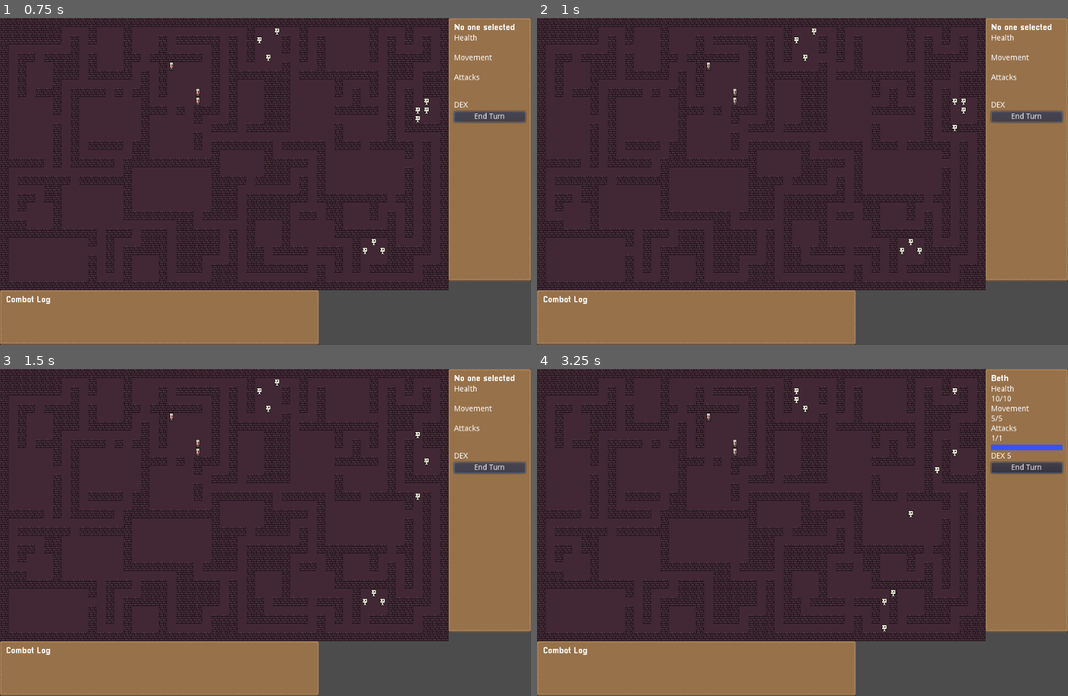
Above: before the commit, frames 1-4 (two rows, left to right).
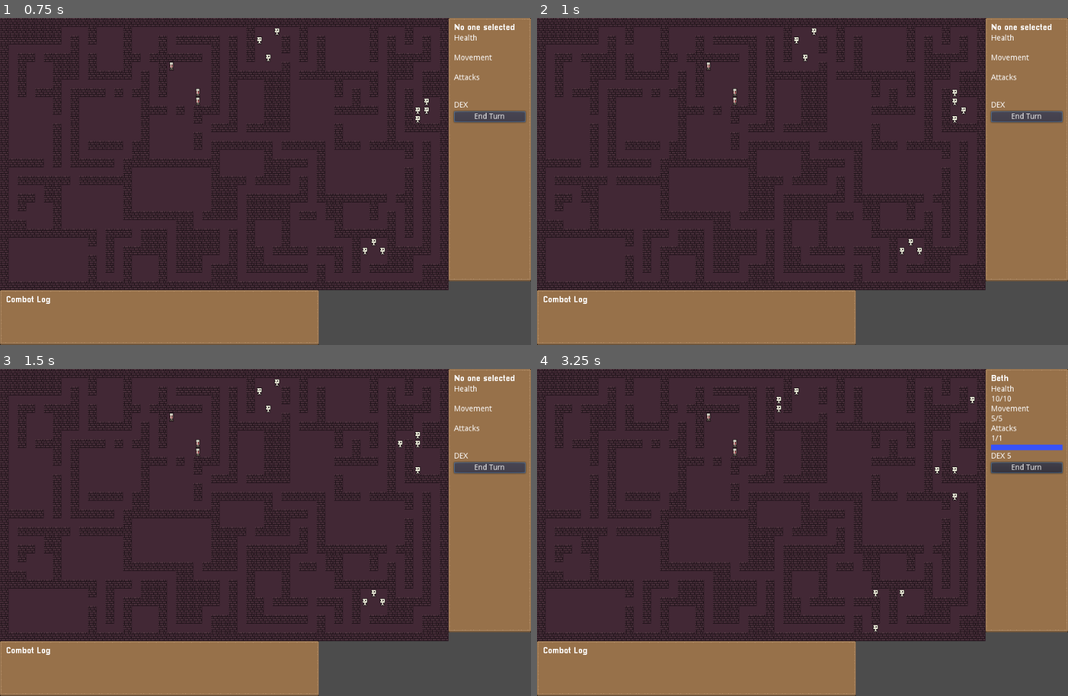
Above: after the commit, the same moments.

Repository: dyerw/ad-infernum
Game: Godot game, scene res://Game.tscn
The game is run twice, just before and just after one commit, with the same random seed, the same clock (stepped at 60 frames per second) and the same inputs.
Inputs (mouse positions are in pixels of both pictures, inside the frame that each line leads up to):
- Up to frame 1 (0.75 s): click "End Turn" at 0.5 s
- Up to frame 2 (1 s): no input
- Up to frame 3 (1.5 s): click "End Turn" at 1.25 s
- Up to frame 4 (3.25 s): click "End Turn" at 2 s; move the mouse to (733, 454) at 2.77 s; click (733, 454) at 2.92 s

Frame 1 is identical in both runs. In frame 2, less than 0.1% of the frame differs, in the area x 78-81%, y 21-35%; in frame 3, less than 0.1%; in frame 4, 0.3%, in the area x 45-83%, y 5-81%.

Commit message:
Fix pathing bugs, skeletons can no longer walk through walls

Diff:
--- a/Game.gd
+++ b/Game.gd
@@ -21,7 +21,7 @@
 
 var user_input_blocked = false
 
-var _path_tile_indicator_points = PoolVector2Array([])
+var _path_tile_indicator_points = []
 var _path_tile_indicators = []
 
 onready var DungeonMap = get_node("DungeonMap")
@@ -101,7 +101,7 @@
 
 func get_vector_path(from: Vector2, to: Vector2) -> PoolVector2Array:
 	var v3_array = astar.get_point_path(_cantor_pair(from.x, from.y), _cantor_pair(to.x, to.y))
-	var v2_array = PoolVector2Array([])
+	var v2_array = []
 	for v3 in v3_array:
 		v2_array.append(Vector2(v3.x, v3.y))
 	v2_array.remove(0) # First position is the entities position, we don't need that
@@ -110,7 +110,7 @@
 func delete_movement_path() -> void:
 	for ti in _path_tile_indicators:
 		remove_child(ti)
-	_path_tile_indicator_points = PoolVector2Array([])
+	_path_tile_indicator_points = []
 	_path_tile_indicators = []
 
 func redraw_movement_path(path: PoolVector2Array, distance: int) -> void:
@@ -231,16 +231,18 @@
 	return closest_entity
 
 func get_path_to_nearest_player_unit(pos: Vector2) -> PoolVector2Array:
-	var min_distance = 9999
+	var min_distance = 999999
 	var closest_path = null
 	for entity in entities:
-		# We have to briefly reconnect the player pos to properly pathfind
 		var path = get_vector_path(pos, Vector2(entity.gridX, entity.gridY))
 		if path.size() < min_distance:
 			closest_path = path
 			min_distance = path.size()
 
 	return closest_path
+
+func get_movement_cost_for_point(pos: Vector2) -> int:
+	return astar.get_point_weight_scale(_cantor_pair(pos.x, pos.y))
 
 func log_line(line):
 	game_log.add_line(line)
--- a/scenes/EnemyEntity.gd
+++ b/scenes/EnemyEntity.gd
@@ -8,7 +8,7 @@
 	pass
 
 func end_turn(pathing_delegate):
-	var target_path = get_parent().get_path_to_nearest_player_unit(Vector2(self.gridX, self.gridY))
+	var target_path = pathing_delegate.get_path_to_nearest_player_unit(Vector2(self.gridX, self.gridY))
 	if target_path:
 		target_path.remove(target_path.size() - 1)
 		if target_path.size() > 0:
--- a/scenes/Entity.gd
+++ b/scenes/Entity.gd
@@ -29,20 +29,29 @@
 	gridY = y
 	display_name = _display_name
 
-func move_along_path(path: PoolVector2Array, pathing_delegate):
+func move_along_path(path: Array, pathing_delegate):
 	if current_movement_points == 0:
 		yield(get_tree(), "idle_frame")
 		return
 
-	if current_movement_points < path.size():
-		path.resize(current_movement_points)
-		current_movement_points = 0
-	else:
-		current_movement_points -= path.size()
+	var affordable_path = []
+	var path_cost = 0
+	while path_cost <= current_movement_points and path.size() > 0:
+		var next_point_cost = pathing_delegate.get_movement_cost_for_point(path[0])
+		path_cost += next_point_cost
+		affordable_path.push_back(path[0])
+		path.remove(0)
 
-	for point in path:
+	if path_cost > current_movement_points:
+		affordable_path.pop_back()
+
+	current_movement_points -= path_cost
+
+	for point in affordable_path:
 		_move(point.x, point.y, pathing_delegate)
 		yield(get_tree().create_timer(0.1), "timeout")
+
+	yield(get_tree(), "idle_frame")
 
 func log_line(line):
 	get_parent().log_line(line)
